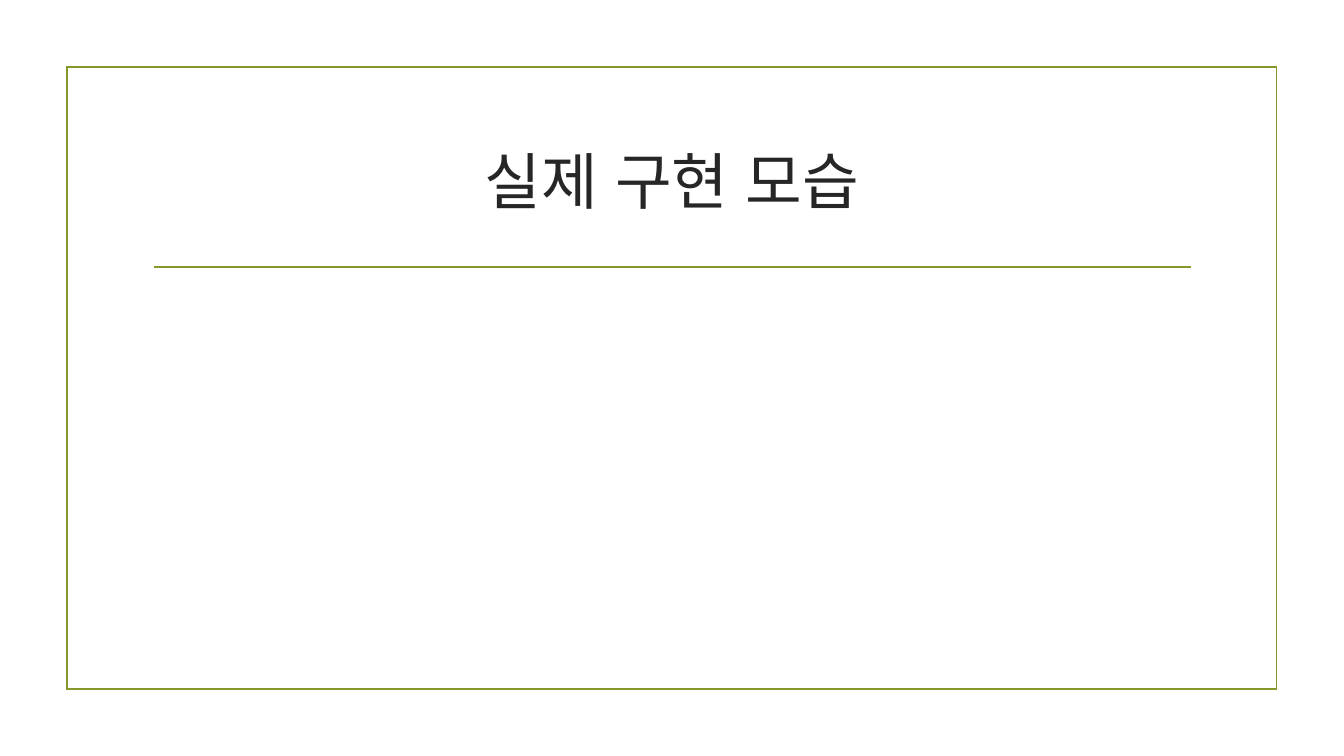
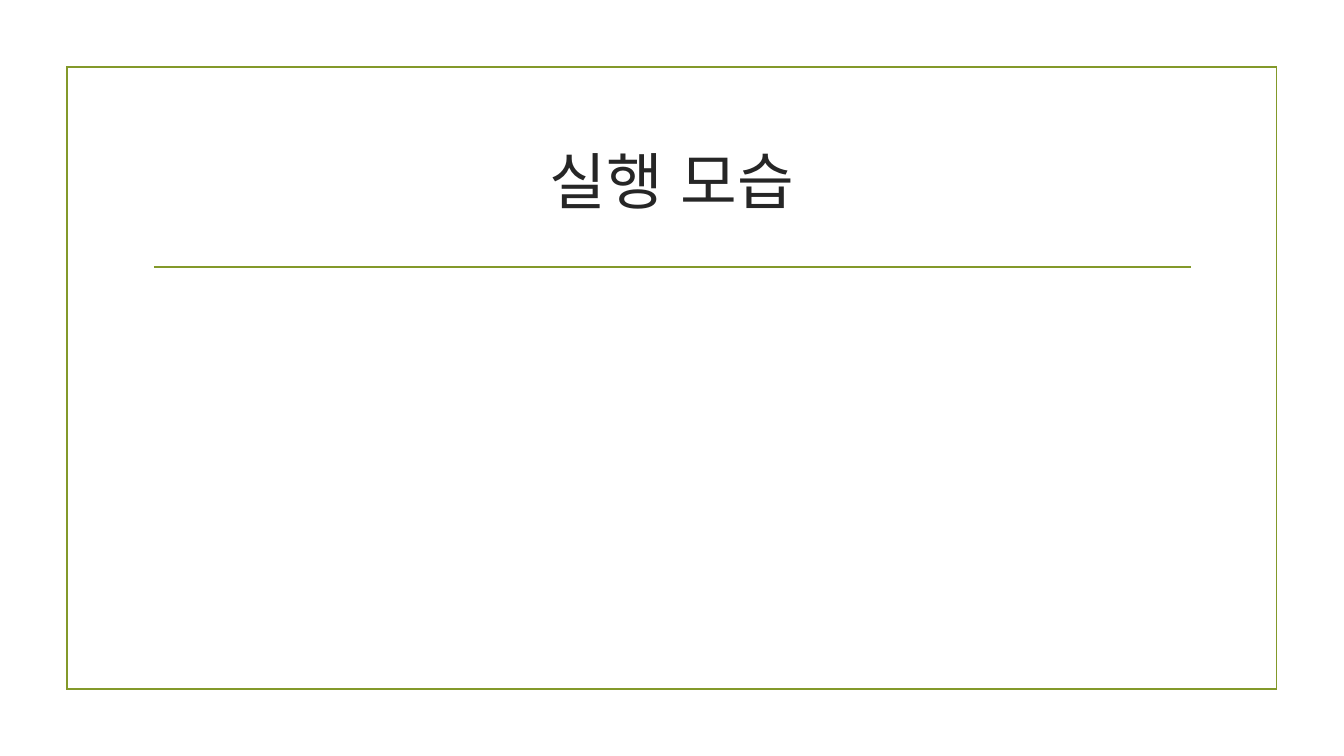
Before and after one commit to dong15/TermProject, a slide deck: slide 5 of 스마트폰 게임 프로그래밍 최종발표.pptx. Drawn at 1344x756 pixels with LibreOffice and Linux fonts; fonts in the diff are those of the drawing; background and template pictures are left out. Boxes give left, top, right and bottom in pixels: in the first picture for what was removed or moved away, otherwise in the second. Text is boxed around its words. In the diff, an @@ line names an element or a change of style, - is before the commit and + after.

```diff
--- a/스마트폰 게임 프로그래밍 최종발표.pptx
+++ b/스마트폰 게임 프로그래밍 최종발표.pptx
@@ title at [550,153,793,209]: text changed @@
-실제 구현 모습
+실행 모습
```
Also in this commit, not shown: 2 other slides changed, 2 other files.
